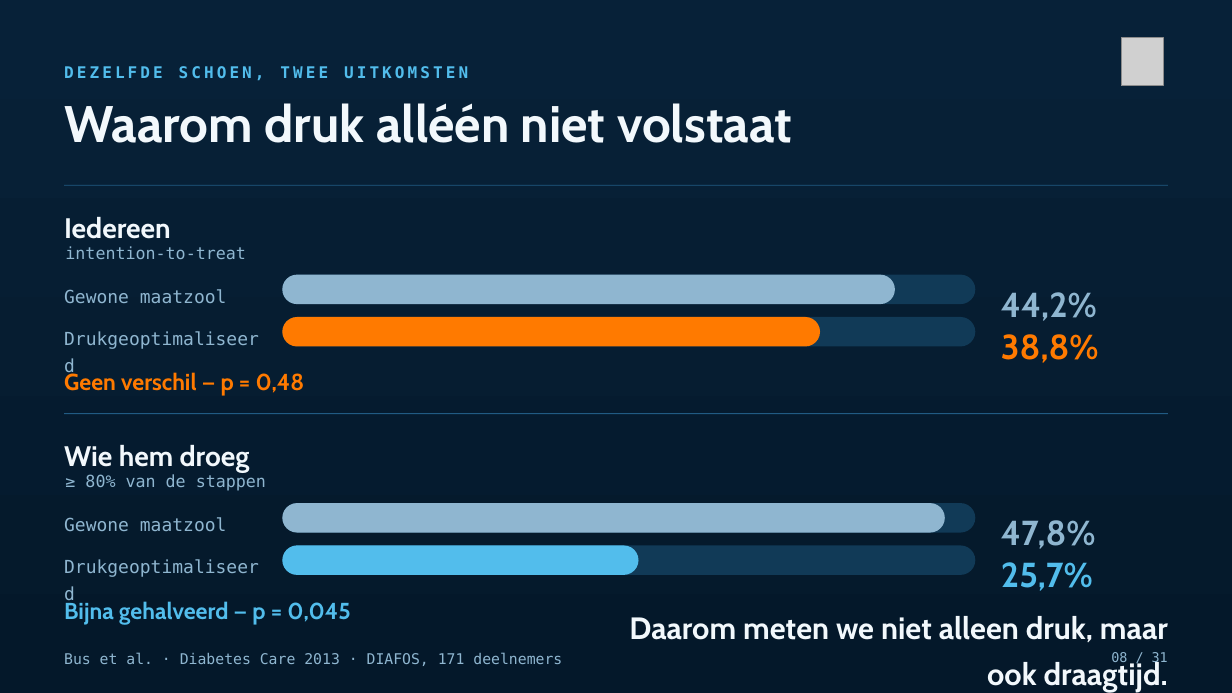
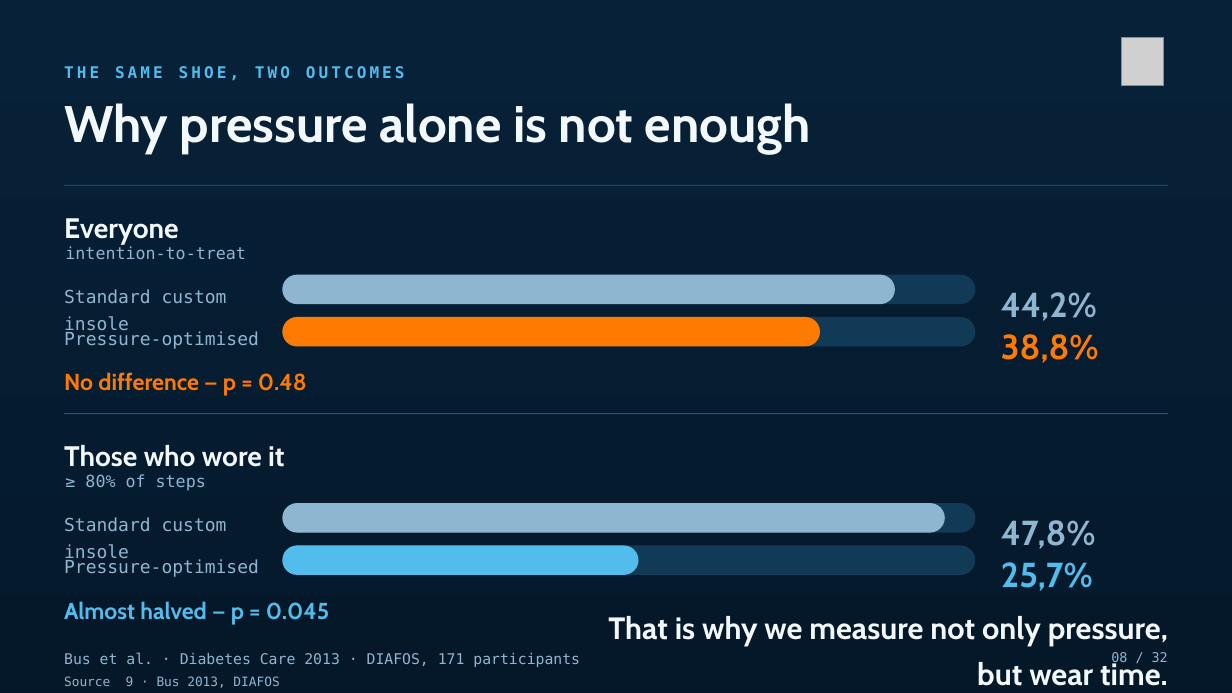
Before and after one commit to Dellfs/paradise-project, a slide deck: slide 8 of PARADISE_presentatie/PARADISE_congres.pptx. Drawn at 1232x693 pixels with LibreOffice and Linux fonts; fonts in the diff are those of the drawing; grey boxes stand for pictures. Boxes give left, top, right and bottom in pixels: in the first picture for what was removed or moved away, otherwise in the second. Text is boxed around its words. In the diff, an @@ line names an element or a change of style, - is before the commit and + after.

```diff
--- a/PARADISE_presentatie/PARADISE_congres.pptx
+++ b/PARADISE_presentatie/PARADISE_congres.pptx
@@ text at (64, 66, 405, 81): text changed @@
-DEZELFDE SCHOEN, TWEE UITKOMSTEN
+THE SAME SHOE, TWO OUTCOMES
@@ text at (64, 103, 811, 153): text changed @@
-Waarom druk alléén niet volstaat
+Why pressure alone is not enough
@@ text at (64, 218, 179, 244): text changed @@
-Iedereen
+Everyone
@@ text at (64, 289, 227, 334): text changed @@
-Gewone maatzool
+Standard custom insole
@@ text at (64, 331, 259, 349): text changed @@
-Drukgeoptimaliseerd
+Pressure-optimised
@@ text at (64, 372, 307, 396): text changed @@
-Geen verschil — p = 0,48
+No difference — p = 0.48
@@ text at (64, 445, 284, 467): text changed @@
-Wie hem droeg
+Those who wore it
@@ text at (85, 474, 206, 491): text changed @@
-≥ 80% van de stappen
+≥ 80% of steps
@@ text at (64, 517, 227, 563): text changed @@
-Gewone maatzool
+Standard custom insole
@@ text at (64, 559, 259, 577): text changed @@
-Drukgeoptimaliseerd
+Pressure-optimised
@@ text at (64, 601, 329, 625): text changed @@
-Bijna gehalveerd — p = 0,045
+Almost halved — p = 0.045
@@ text at (608, 616, 1168, 686): text changed @@
-Daarom meten we niet alleen druk, maar ook draagtijd.
+That is why we measure not only pressure, but wear time.
@@ text at (64, 652, 580, 667): text changed @@
-Bus et al. · Diabetes Care 2013 · DIAFOS, 171 deelnemers
+Bus et al. · Diabetes Care 2013 · DIAFOS, 171 participants
@@ text at (1111, 652, 1168, 666): text changed @@
-08 / 31
+08 / 32
@@ text added at (64, 676, 279, 688), 10 pt, text #8FB6D0 @@
+Source 9 · Bus 2013, DIAFOS
```
Also in this commit, not shown: 10 other slides changed, 21 slides added, 20 slides removed, 11 other files.
